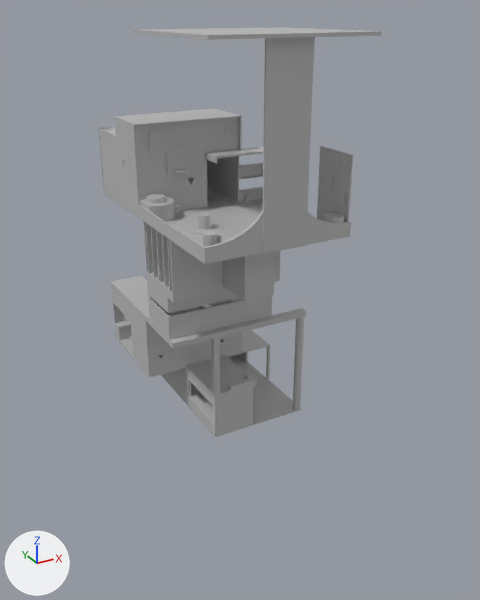
Renders of the FBX model Assets/Models/LaTour.fbx from each side of a commit.
Camera for both pictures: a 50 mm lens placed at (-20.2, -55.1, 35.0), pointed at (6.4, -6.6, 10.7). Arrows for +X, +Y and +Z are at lower left; the lights stay in place. Where no turn or scale is listed for an object, it has been applied to the vertices.

Before the edit, the objects in view are built like this:
```python
me_mesh_026 = bpy.data.meshes.new('Mesh.026')
me_mesh_026.from_pydata(...)  # 1036 vertices, 1059 faces; spans x -9.4..3.6, y -20.6..1.6, z -1.5..12.9
me_mesh_026.materials.append(mat_lambert1)  # grey #bcbcbc
me_mesh_027 = bpy.data.meshes.new('Mesh.027')
me_mesh_027.from_pydata(...)  # 80 vertices, 78 faces; spans x -6.12..6.0, y -0.12..0.12, z -2.12..2.25
me_mesh_027.materials.append(mat_lambert1)  # grey #bcbcbc
me_mesh_067 = bpy.data.meshes.new('Mesh.067')
me_mesh_067.from_pydata(...)  # a box spanning x 0.0..2.09, y -0.05..0.0, z -2.35..0.0
me_mesh_067.materials.append(mat_lambert1)  # grey #bcbcbc
ob_module_muret05_low2 = bpy.data.objects.new('module_muret05_low2', me_mesh_027)
ob_module_muret05_low2.location = (4.28, -16.72, 21.37)
ob_pcube5 = bpy.data.objects.new('pCube5', me_mesh_026)
ob_pcube5.location = (7.44, 2.91, 20.62)
ob_pcube8 = bpy.data.objects.new('pCube8', me_mesh_067)
ob_pcube8.location = (0.68, -4.69, 24.54)
# also in view: 'pPlane3_e_18_3' at (6.3, -3.0, 4.8); 'polySurface12' at (-0.4, 3.0, 22.2); 'pCylinder24' at (10.6, -10.2, 4.9); 'pCube36' at (2.3, 0.0, 10.2); 'pCube37' at (4.5, -9.6, 14.4)
```
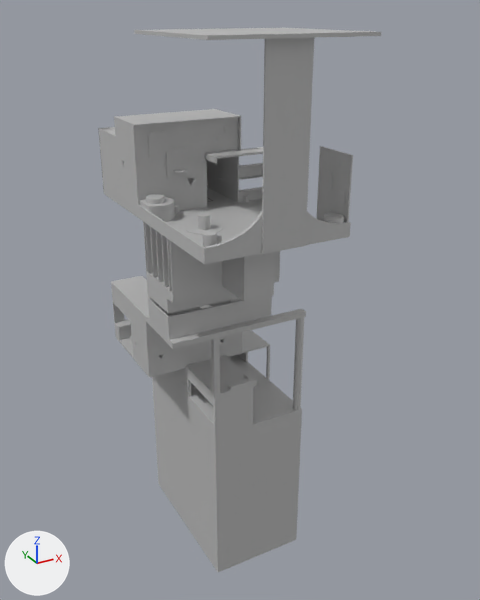
What differs and where, as boxes (x1, y1, x2, y2) in the pictures (480 x 600 px):
'pCube5', moved
    before: (103, 27, 382, 264)
    after: (103, 28, 381, 264)
'pCube55', added
    after: (152, 375, 302, 572)

What changed in the scene script:
```text
Add me_mesh_076:
    me_mesh_076.from_pydata(...)  # a box spanning x -9.2..0.0, y 0.0..15.2, z -16.0..0.0
    me_mesh_076.materials.append(mat_lambert1)  # grey #bcbcbc
Change ob_pcube5:
    ob_pcube5.location: (7.44, 2.91, 20.62) -> (7.41, 2.91, 20.6)
Add ob_pcube55:
    ob_pcube55 = bpy.data.objects.new('pCube55', me_mesh_076)
    ob_pcube55.location = (10.97, -10.59, -0.09)
```
